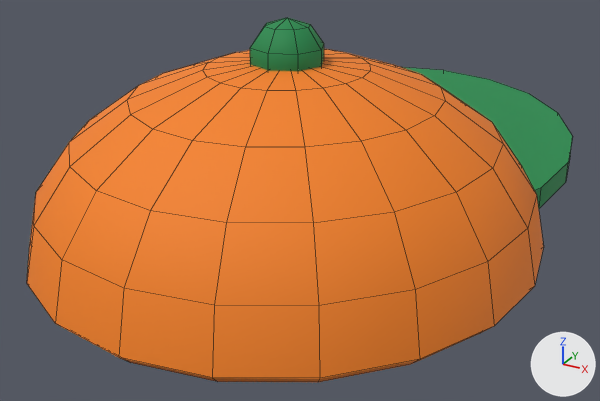
What one commit did to the Blender file blender/models/acc_cap.blend.
Rendered twice from a 50 mm camera at (0.606, -1.062, 0.604) aimed at (-0.017, 0.07, 0.038). The lights are fixed; the arrows at lower right show +X, +Y and +Z. The picture after the commit comes second. Mesh edges are drawn as thin lines.

The scene before the commit, as lines of its bpy script (objects in view):
```python
mat_cap = principled_material('Cap')
mat_cap.base_color = (0.913, 0.223, 0.0137)  # orange #f5821f
mat_cap.roughness = 0.75
mat_visor = principled_material('Visor')
mat_visor.base_color = (0.0137, 0.254, 0.0723)  # green #1f8a4c
mat_visor.roughness = 0.75
me_sphere = bpy.data.meshes.new('Sphere')
me_sphere.from_pydata(...)  # 256 vertices, 262 faces; spans x -0.4..0.4, y -0.42..0.72, z 0.0..0.36
me_sphere.polygons.foreach_set('use_smooth', [True] * 262)
# faces by material slot: [200, 62]
me_sphere.materials.append(mat_cap)  # orange #f5821f
me_sphere.materials.append(mat_visor)  # green #1f8a4c
ob_acccap = bpy.data.objects.new('AccCap', me_sphere)
ob_acccap.location = (0.0, 0.0, 0.0)
```
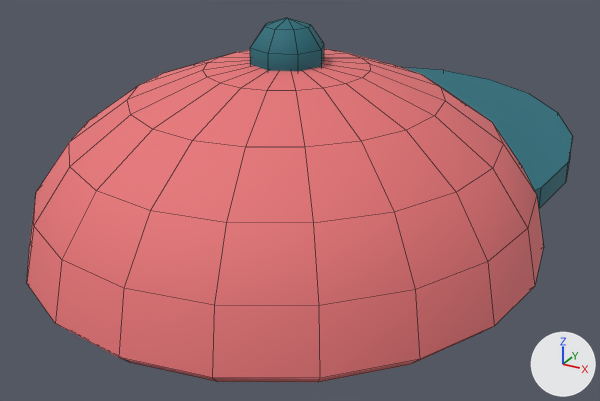
Patch to the scene script:
```diff
--- a/blender/models/acc_cap.blend.py
+++ b/blender/models/acc_cap.blend.py
@@ mat_cap @@
 mat_cap = principled_material('Cap')
-mat_cap.base_color = (0.913, 0.223, 0.0137)  # orange #f5821f
+mat_cap.base_color = (0.807, 0.178, 0.188)  # pink #e87578
 mat_cap.roughness = 0.75
@@ mat_visor @@
 mat_visor = principled_material('Visor')
-mat_visor.base_color = (0.0137, 0.254, 0.0723)  # green #1f8a4c
+mat_visor.base_color = (0.0152, 0.15, 0.191)  # dark cyan #216c79
 mat_visor.roughness = 0.75
```

Where the change shows, as pixel boxes (x1, y1, x2, y2) in the pictures (600 x 401 px):
'AccCap', recoloured (orange to pink)
    both: (27, 18, 572, 382)
